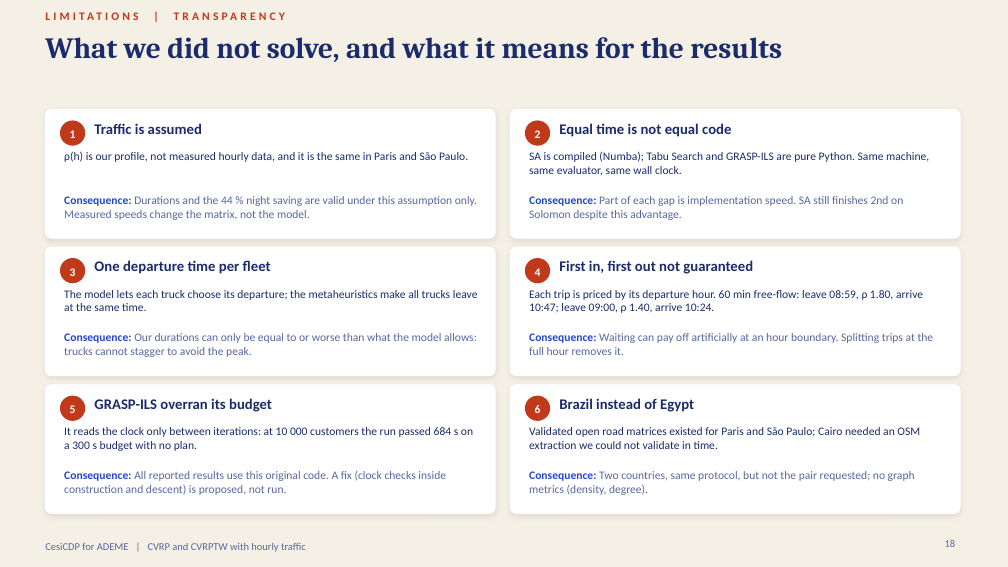
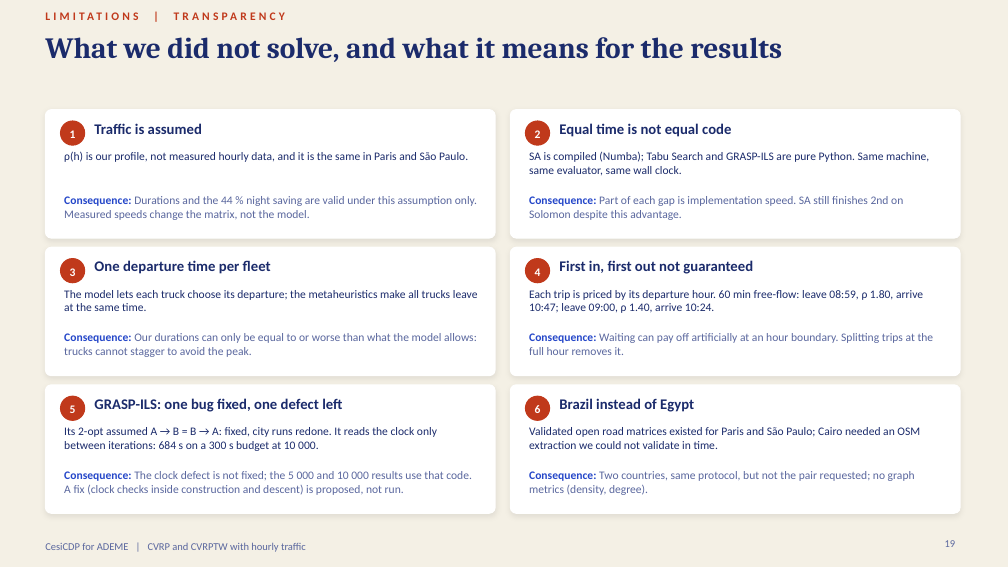
Before and after one commit to zzaved/cesi-cvrp-metaheuristics, a slide deck: slide 19 of presentation/cvrp_final_presentation.pptx (slide 18 before the commit). Drawn at 1008x567 pixels with LibreOffice and Linux fonts; fonts in the diff are those of the drawing. Boxes give left, top, right and bottom in pixels: in the first picture for what was removed or moved away, otherwise in the second. Text is boxed around its words. In the diff, an @@ line names an element or a change of style, - is before the commit and + after.

Commit message:
feat(presentation): cities with time windows slide, perturbation wording and revised recommendation

```diff
--- a/presentation/cvrp_final_presentation.pptx
+++ b/presentation/cvrp_final_presentation.pptx
@@ text at [94,398,342,412]: text changed @@
-GRASP-ILS overran its budget
+GRASP-ILS: one bug fixed, one defect left
@@ text at [64,427,437,451]: text changed @@
-It reads the clock only between iterations: at 10 000 customers the run passed 684 s on a 300 s budget with no plan.
+Its 2-opt assumed A → B = B → A: fixed, city runs redone. It reads the clock only between iterations: 684 s on a 300 s budget at 10 000.
@@ text at [64,471,472,495]: text changed @@
-Consequence: All reported results use this original code. A fix (clock checks inside construction and descent) is proposed, not run.
+Consequence: The clock defect is not fixed; the 5 000 and 10 000 results use that code. A fix (clock checks inside construction and descent) is proposed, not run.
```
Also in this commit, not shown: 10 other slides changed, 1 slide added, 4 other files.
